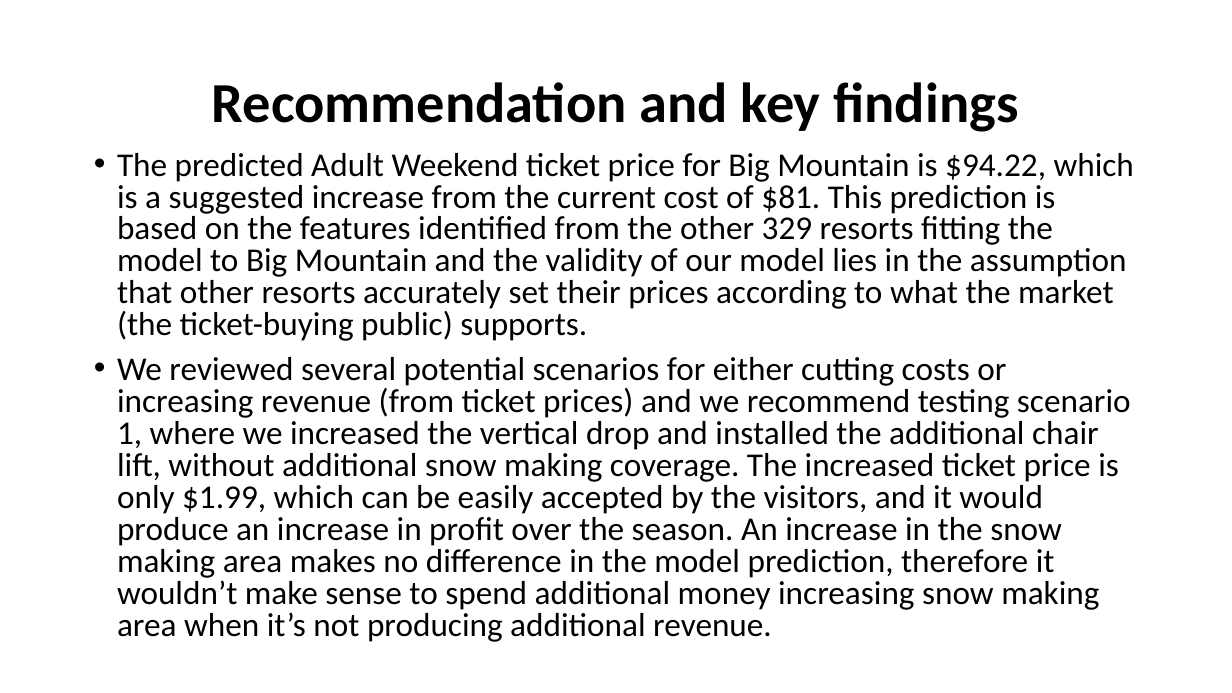
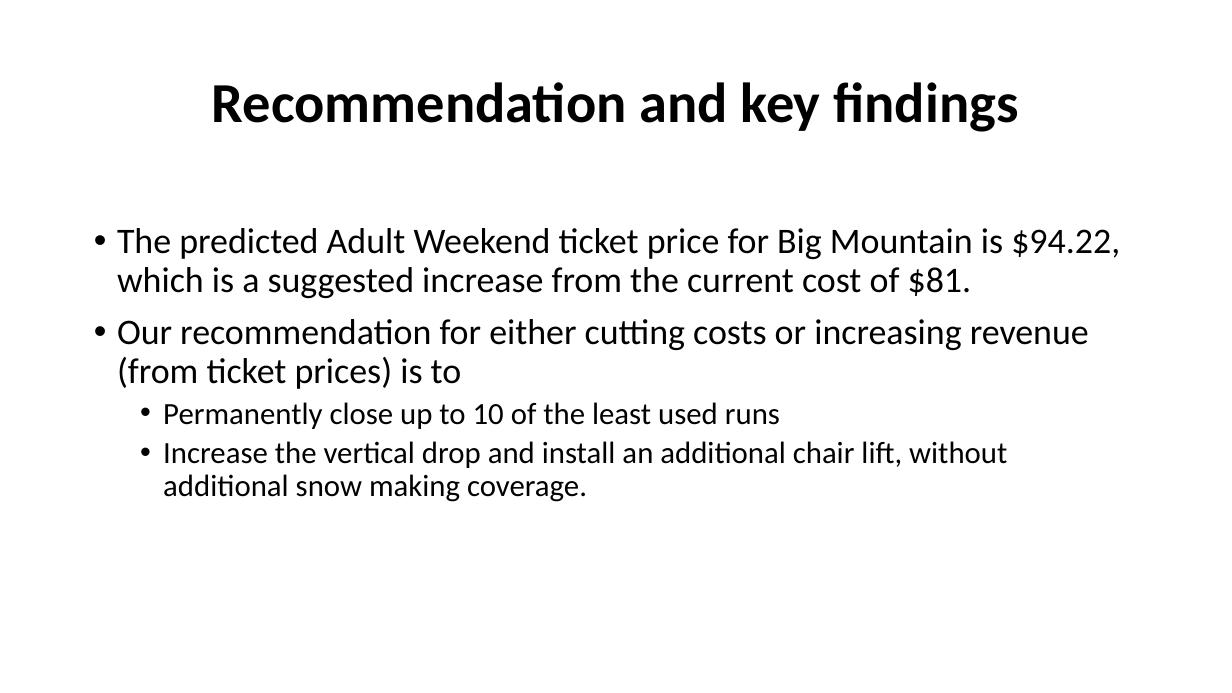
Before and after one commit to reneeylewis/Springboard-Projects, a slide deck: slide 2 of GuidedCapstone - Ski Resort/Step Seven - Slide Deck/Guided Capstone Slide Deck.pptx. Drawn at 1232x693 pixels with LibreOffice and Linux fonts; fonts in the diff are those of the drawing. Boxes give left, top, right and bottom in pixels: in the first picture for what was removed or moved away, otherwise in the second. Text is boxed around its words. In the diff, an @@ line names an element or a change of style, - is before the commit and + after.

```diff
--- a/GuidedCapstone - Ski Resort/Step Seven - Slide Deck/Guided Capstone Slide Deck.pptx
+++ b/GuidedCapstone - Ski Resort/Step Seven - Slide Deck/Guided Capstone Slide Deck.pptx
@@ text at (x1=117, y1=228, x2=1120, y2=502): text changed; size 25.9 to 28 pt @@
-• The predicted Adult Weekend ticket price for Big Mountain is $94.22, which is a suggested increase from the current cost of $81. This prediction is based on the features identified from the other 329 resorts fitting the model to Big Mountain and the validity of our model lies in the assumption that other resorts accurately set their prices according to what the market (the ticket-buying public) supports.
-• We reviewed several potential scenarios for either cutting costs or increasing revenue (from ticket prices) and we recommend testing scenario 1, where we increased the vertical drop and installed the additional chair lift, without additional snow making coverage. The increased ticket price is only $1.99, which can be easily accepted by the visitors, and it would produce an increase in profit over the season. An increase in the snow making area makes no difference in the model prediction, therefore it wouldn’t make sense to spend additional money increasing snow making area when it’s not producing additional revenue.
+• The predicted Adult Weekend ticket price for Big Mountain is $94.22, which is a suggested increase from the current cost of $81.
+• Our recommendation for either cutting costs or increasing revenue (from ticket prices) is to
+  • Permanently close up to 10 of the least used runs
+  • Increase the vertical drop and install an additional chair lift, without additional snow making coverage.
```
Also in this commit, not shown: 5 other slides changed, 3 slides added, 1 other file.
